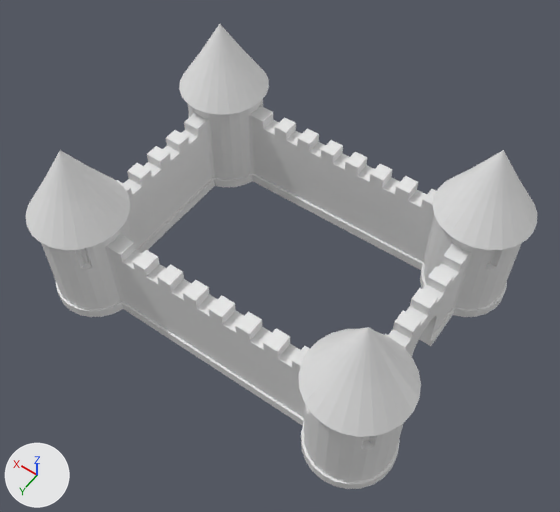
Two versions of the FBX model Assets/Meshes/castle.fbx, one commit apart.
Both versions are drawn from a camera (50 mm lens) standing at (-12.6, 17.8, 29.9) and looking at (-0.6, 1.0, 3.5). The axes (+X, +Y, +Z) are drawn at lower left. The lights are the same throughout. Where no turn or scale is listed for an object, it has been applied to the vertices.
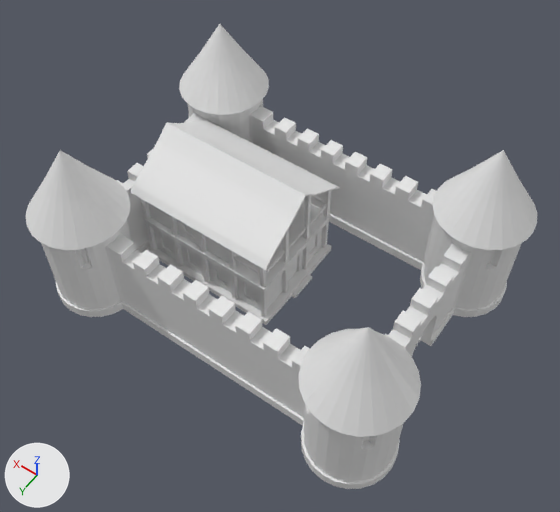
Boxes [x1, y1, x2, y2] around the edits, measured in the pictures (560 x 512 px):
```json
{"object": "house", "change": "added", "after": [130, 121, 340, 325]}
```

Scene script edits in JSON lines:
```json
{"op": "add", "block": "me_cube", "code": ["me_cube = bpy.data.meshes.new('Cube')", "me_cube.from_pydata(...)  # 672 vertices, 646 faces; spans x -3.82..3.73, y -2.84..2.84, z 0.0..6.45"]}
{"op": "add", "block": "ob_house", "code": ["ob_house = bpy.data.objects.new('house', me_cube)", "ob_house.location = (2.75, -0.32, 0.0)"]}
```
